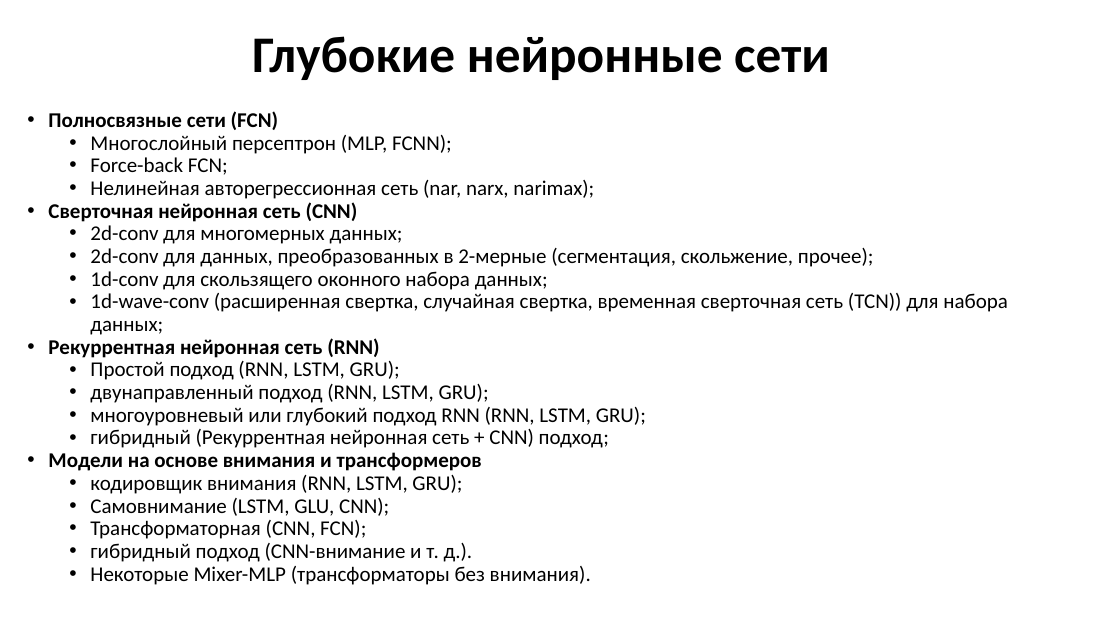
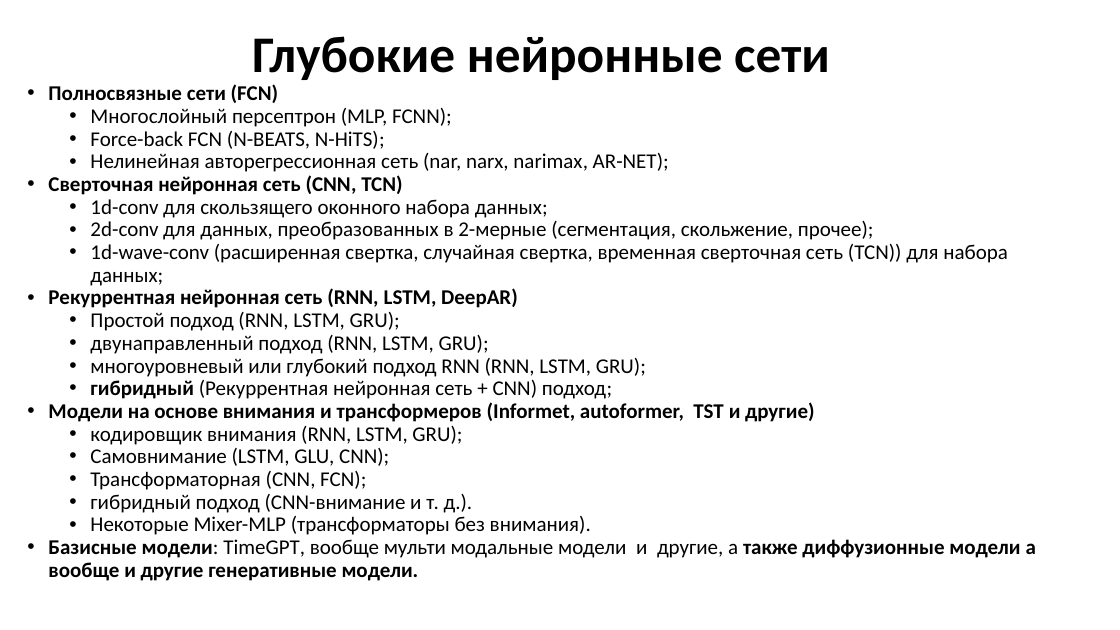
Before and after one commit to MVRonkin/TimeSeriesCourse, a slide deck: slide 7 of 2024/Lec/Юнит 22 - глубокое обучение нейронных сетей.pptx. Drawn at 1120x630 pixels with LibreOffice and Linux fonts; fonts in the diff are those of the drawing. Boxes give left, top, right and bottom in pixels: in the first picture for what was removed or moved away, otherwise in the second. Text is boxed around its words. In the diff, an @@ line names an element or a change of style, - is before the commit and + after.

```diff
--- a/2024/Lec/Юнит 22 - глубокое обучение нейронных сетей.pptx
+++ b/2024/Lec/Юнит 22 - глубокое обучение нейронных сетей.pptx
@@ text "Полносвязные сети (FCN)": place and size @@
-text "Полносвязные сети (FCN)" at box(48, 111, 1008, 585)
+text "Полносвязные сети (FCN)" at box(48, 84, 1036, 581)
@@ text at box(48, 131, 669, 218): text changed @@
-  • Force-back FCN;
-  • Нелинейная авторегрессионная сеть (nar, narx, narimax);
-• Сверточная нейронная сеть (CNN)
-  • 2d-conv для многомерных данных;
+  • Force-back FCN (N-BEATS, N-HiTS);
+  • Нелинейная авторегрессионная сеть (nar, narx, narimax, AR-NET);
+• Сверточная нейронная сеть (CNN, TCN)
+  • 1d-conv для скользящего оконного набора данных;
@@ text at box(48, 288, 518, 308): text changed @@
-• Рекуррентная нейронная сеть (RNN)
+• Рекуррентная нейронная сеть (RNN, LSTM, DeepAR)
@@ text at box(90, 271, 548, 290): paragraph removed @@
-  • 1d-conv для скользящего оконного набора данных;
@@ text at box(90, 380, 612, 399): bold on in "гибридный" @@
@@ text at box(48, 402, 814, 422): text changed @@
-• Модели на основе внимания и трансформеров
+• Модели на основе внимания и трансформеров (Informet, autoformer, TST и другие)
@@ text at box(48, 539, 1036, 581): paragraph added @@
+• Базисные модели: TimeGPT, вообще мульти модальные модели и другие, а также диффузионные модели а вообще и другие генеративные модели.
```
Also in this commit, not shown: 16 other files.
